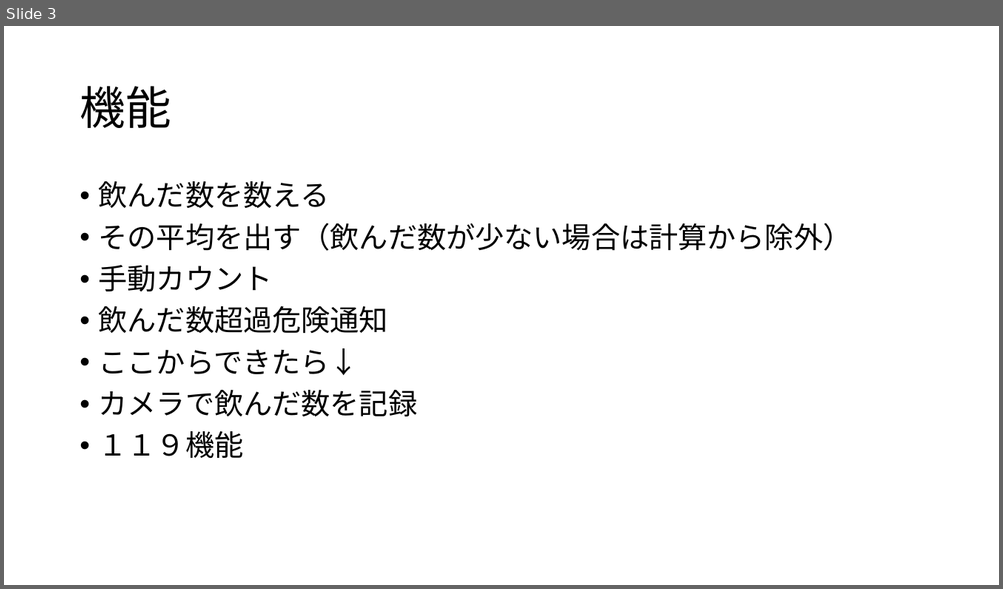
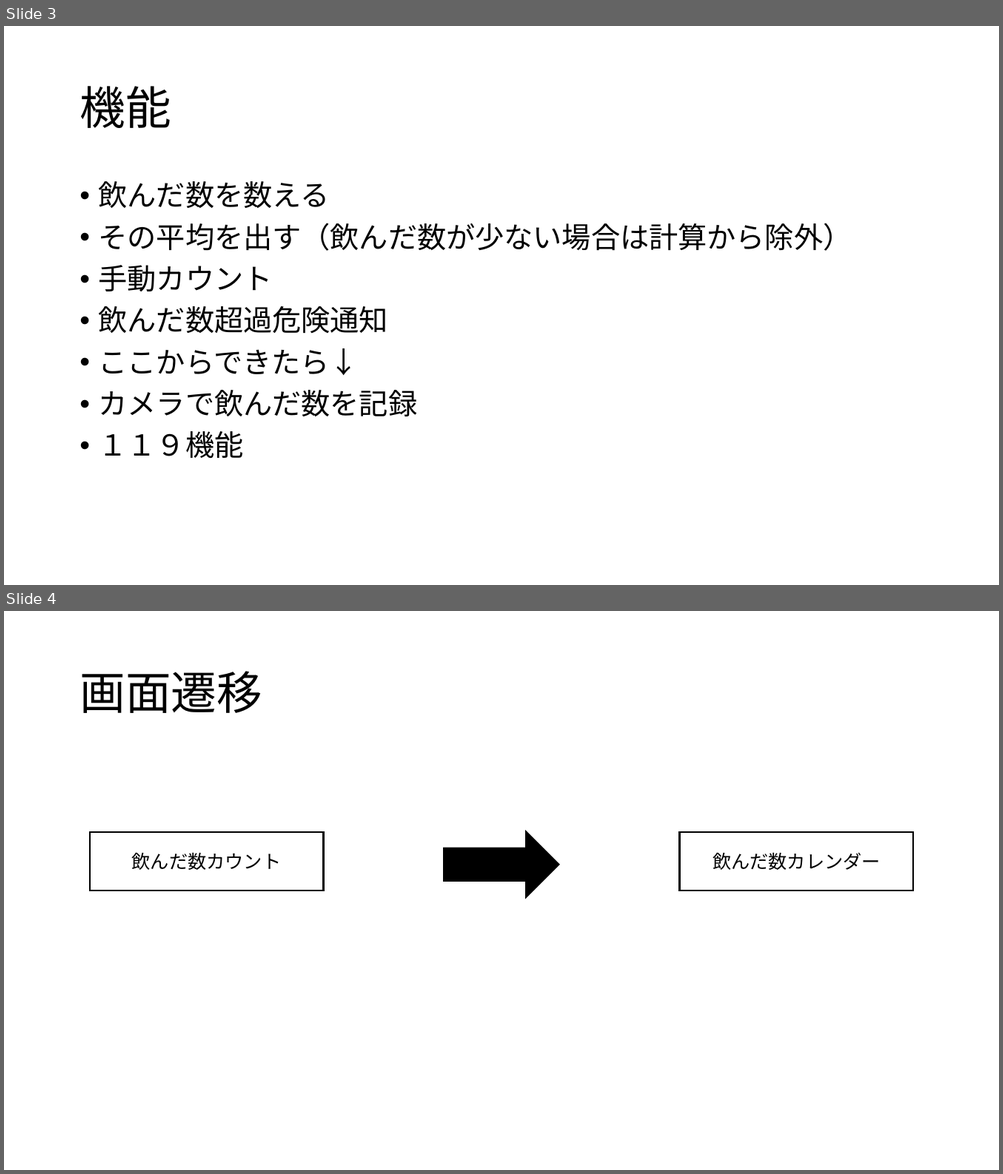
Before and after one commit to maruaki101/mobile_flutter_dayon, a slide deck: 仕様書.pptx. Shown one above the other, each under a label of ours: slide 3 before the commit, slides 3 and 4 after it. The pictures are 1003x589 and 1003x1174 pixels, drawn with LibreOffice and Linux fonts; fonts in the diff are those of the drawing. Boxes give left, top, right and bottom in pixels: in the first picture for what was removed or moved away, otherwise in the second. Text is boxed around its words. In the diff, an @@ line names an element or a change of style, - is before the commit and + after.

```diff
--- a/仕様書.pptx
+++ b/仕様書.pptx
@@ slide 4 added at (x1=4, y1=611, x2=999, y2=1170), background #FFFFFF @@
@@ title added at (x1=79, y1=671, x2=262, y2=713), 44 pt, text #000000 @@
+画面遷移
@@ rectangle added at (x1=90, y1=832, x2=324, y2=891), fill #FFFFFF, outline #000000 1.5 pt, 18 pt, text #000000 @@
+飲んだ数カウント
@@ right arrow added at (x1=444, y1=832, x2=559, y2=897), fill #000000, outline #000000 1.5 pt @@
@@ rectangle added at (x1=679, y1=832, x2=913, y2=891), fill #FFFFFF, outline #000000 1.5 pt, 18 pt, text #000000 @@
+飲んだ数カレンダー
```
Also in this commit, not shown: 2 other slides added, 1 other file.
